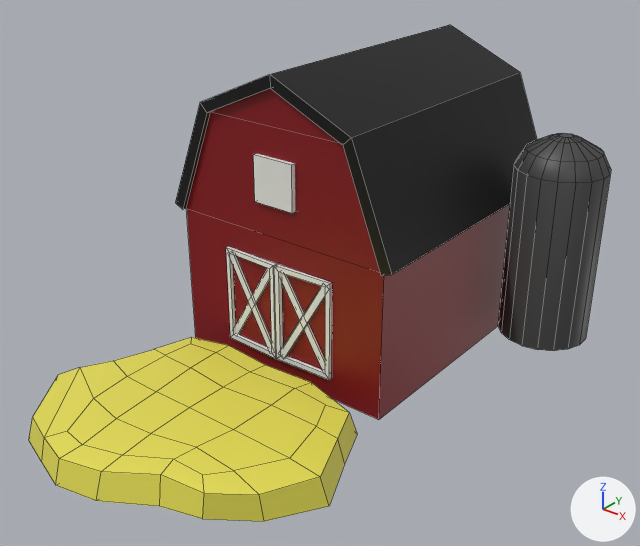
The FBX model Content/Barn/barn.fbx: old version first, new version second.
The view is the same before and after, from a 50 mm lens placed at (21.8, -30.5, 20.2), pointed at (1.5, -5.1, 4.5). Lighting does not change. The marker at lower right points along +X, +Y and +Z. Mesh edges are drawn as thin lines.

Objects in the first picture: 'barn'.
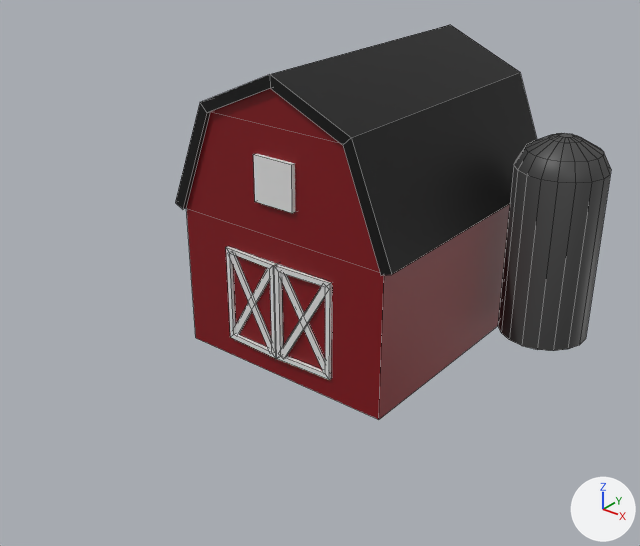
Commit message: added drop off area in front of barn

Boxes (x1, y1, x2, y2) around the edits, measured in the pictures (640 x 546 px):
'barn', reshaped (25% narrower, 20% shorter): before (29, 25, 611, 522); after (175, 25, 611, 420)
part 1 of me_cube_001, deleted (yellow): before (29, 337, 357, 522)

The change in detail:
me_cube_001 has 306 vertices, 271 faces and spans x -6.9..9.4, y -16.3..7.2, z -1.1..12.4.
me_cube_001 is used by ob_barn; location (0.0, 0.0, 0.0).
me_cube_001 part 1: the loose piece of 102 vertices spanning x -6.9..6.6, y -16.3..-6.1, z -1.1..0.3 is deleted.
me_cube_001 no longer uses material mat_straw (yellow #e7df55).
